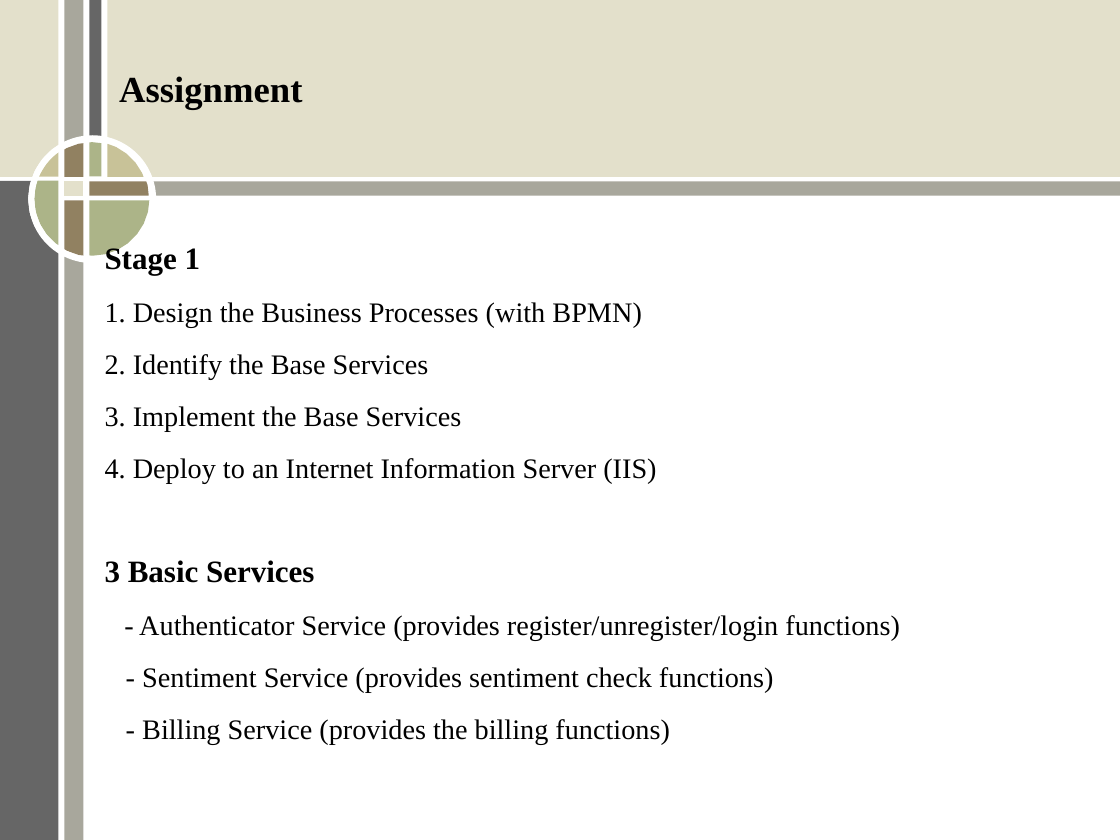
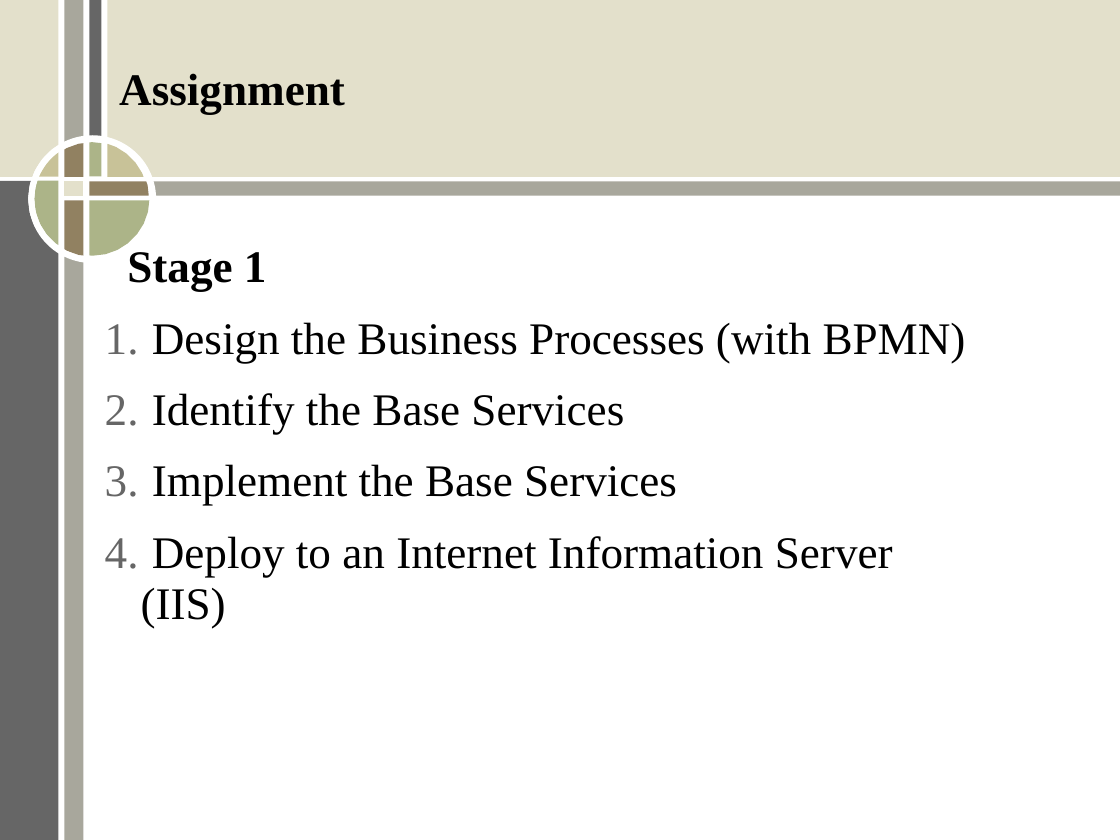
Before and after one commit to ERit/aic_group2_topic1, a slide deck: slide 3 of Stage1.ppt. Drawn at 1120x840 pixels with LibreOffice and Linux fonts; fonts in the diff are those of the drawing. Boxes give left, top, right and bottom in pixels: in the first picture for what was removed or moved away, otherwise in the second. Text is boxed around its words. In the diff, an @@ line names an element or a change of style, - is before the commit and + after.

Commit message:
ppt

```diff
--- a/Stage1.ppt
+++ b/Stage1.ppt
@@ text "Assignment" at [119,73,345,114]: size 26 to 32 pt @@
@@ text at [105,252,232,355]: size 22 to 32 pt in "Stage 1" @@
@@ text at [141,322,966,629]: text changed; size 20 to 32 pt @@
-1. Design the Business Processes (with BPMN)
-2. Identify the Base Services
-3. Implement the Base Services
-4. Deploy to an Internet Information Server (IIS)
-3 Basic Services
-- Authenticator Service (provides register/unregister/login functions)
-- Sentiment Service (provides sentiment check functions)
-- Billing Service (provides the billing functions)
+1. Design the Business Processes (with BPMN)
+2. Identify the Base Services
+3. Implement the Base Services
+4. Deploy to an Internet Information Server (IIS)
```
Also in this commit, not shown: 11 other slides changed, 1 other file.
